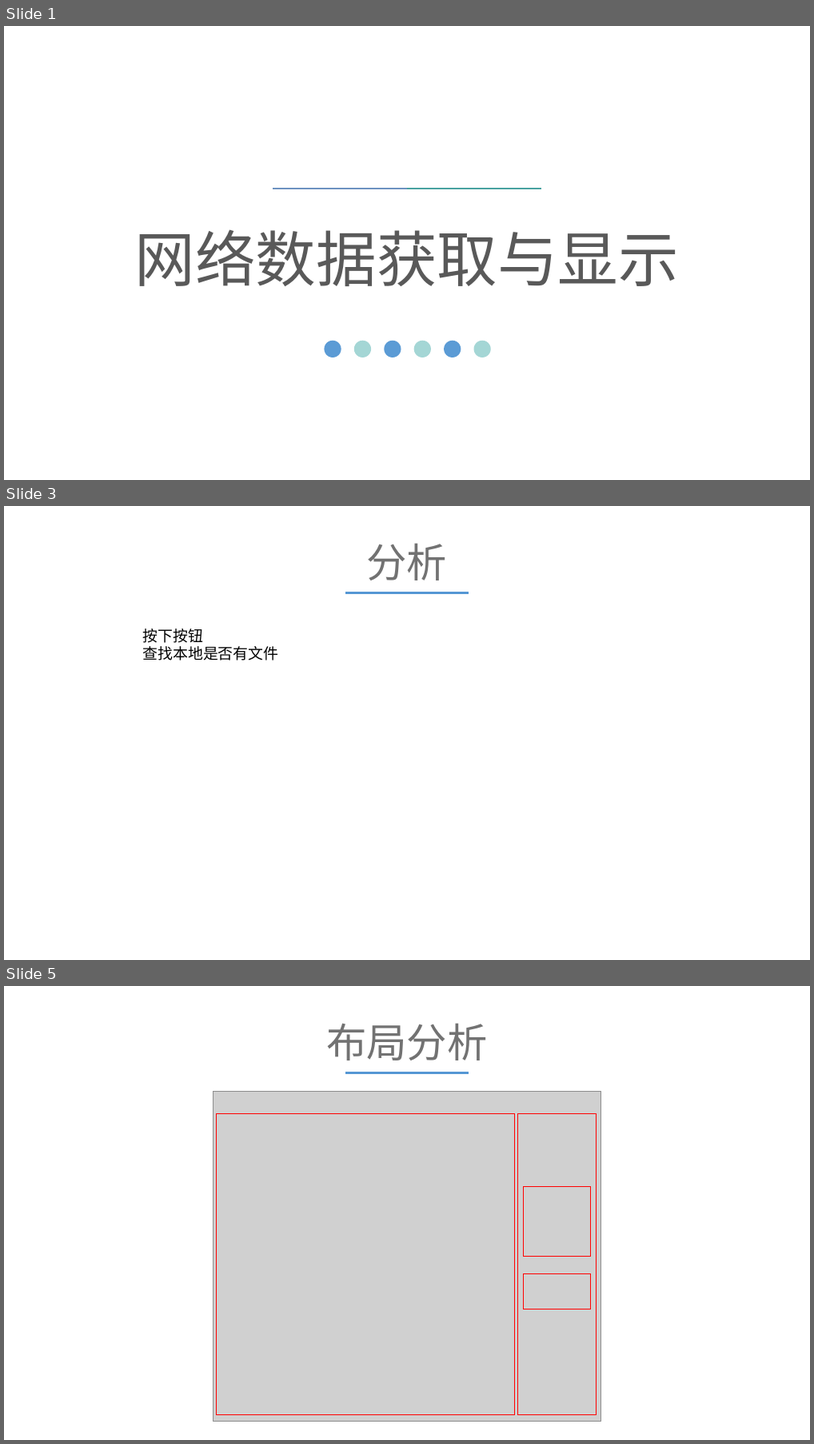
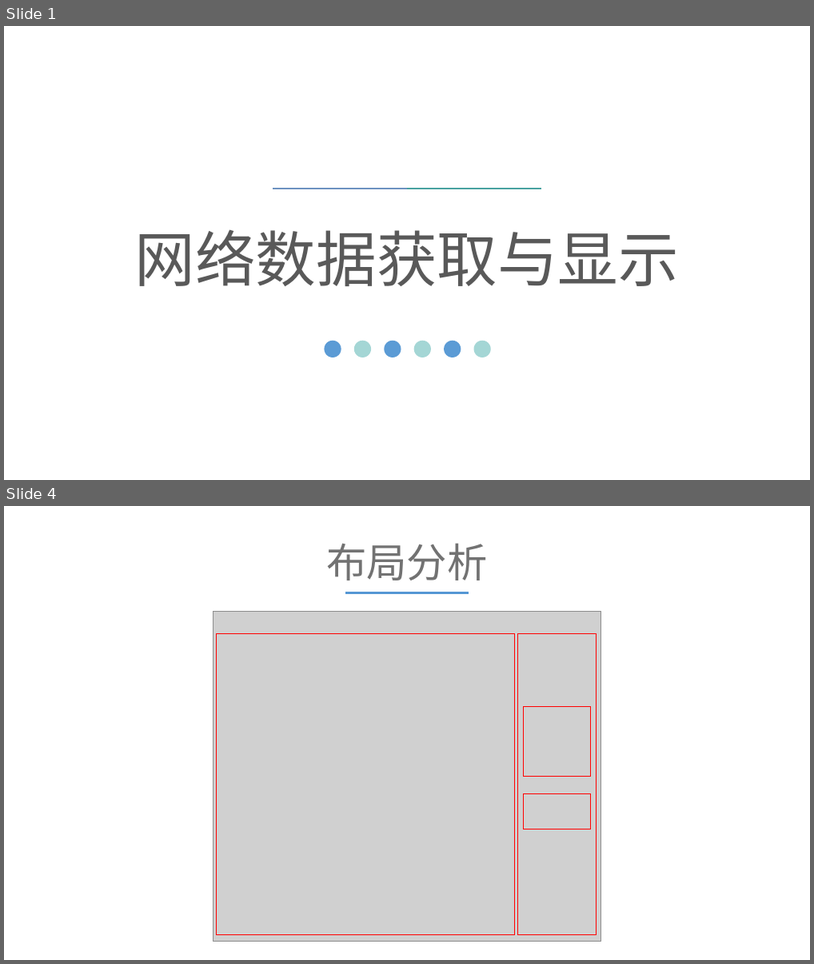
Before and after one commit to AbnerBian/Qt-, a slide deck: ppt/通信1501卞明.pptx. Shown one above the other, each under a label of ours: slides 1, 3 and 5 before the commit, slides 1 and 4 after it; the slides between them are not shown. The pictures are 814x1444 and 814x964 pixels, drawn with LibreOffice and Linux fonts; fonts in the diff are those of the drawing; grey boxes stand for pictures; background and template pictures are left out. Boxes give left, top, right and bottom in pixels: in the first picture for what was removed or moved away, otherwise in the second. Text is boxed around its words. In the diff, an @@ line names an element or a change of style, - is before the commit and + after.

```diff
--- a/ppt/通信1501卞明.pptx
+++ b/ppt/通信1501卞明.pptx
@@ slide 3 removed at [4,506,810,960], background picture (left out) @@
@@ text removed at [367,543,448,580] @@
-分析
@@ line removed from (346, 593) to (469, 593) @@
@@ text removed at [142,628,278,660] @@
-按下按钮
-查找本地是否有文件
@@ what was slide 5 is now slide 4 @@
```
Also in this commit, not shown: 3 slides changed, 6 slides added, 15 other slides removed, 2 other files.
